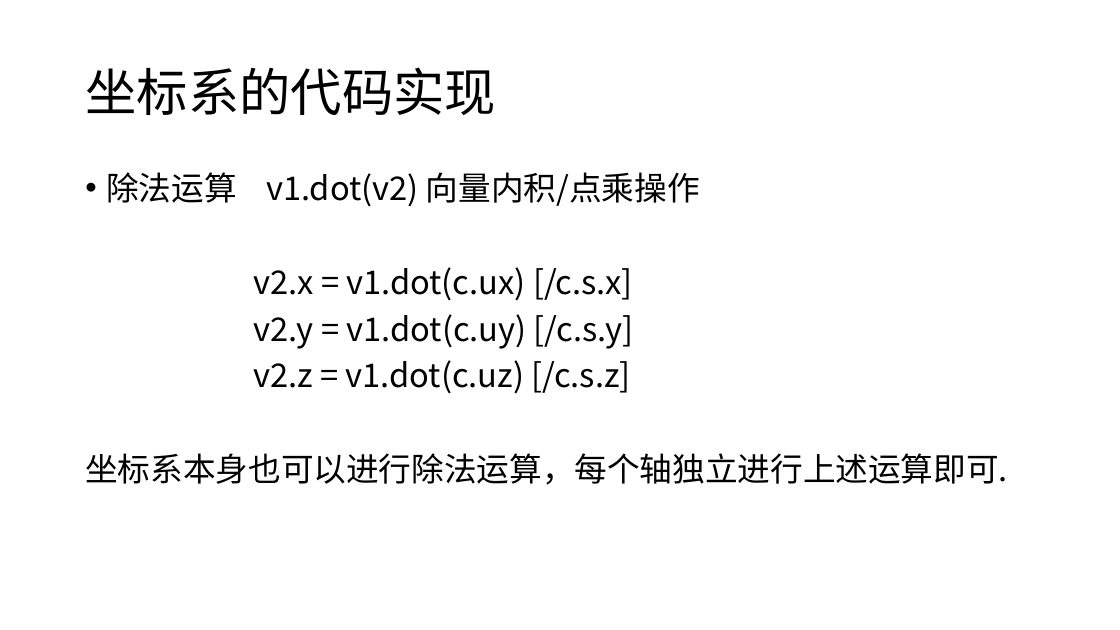
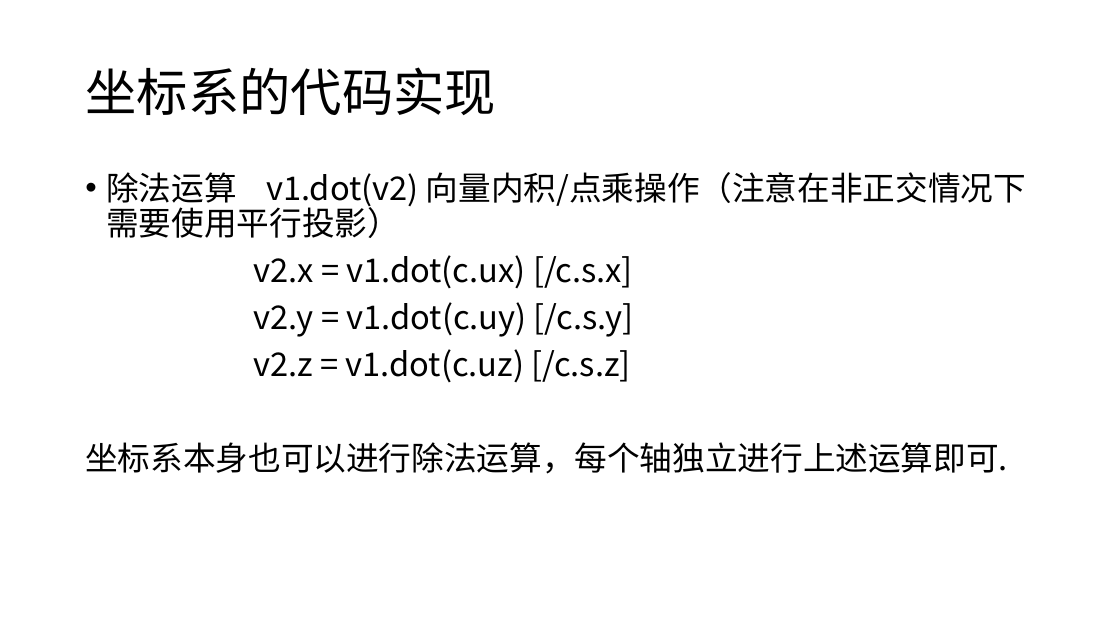
Before and after one commit to panguojun/Coordinate-System, a slide deck: slide 9 of 坐标系跟曲面.pptx. Drawn at 1120x630 pixels with LibreOffice and Linux fonts; fonts in the diff are those of the drawing. Boxes give left, top, right and bottom in pixels: in the first picture for what was removed or moved away, otherwise in the second. Text is boxed around its words. In the diff, an @@ line names an element or a change of style, - is before the commit and + after.

```diff
--- a/坐标系跟曲面.pptx
+++ b/坐标系跟曲面.pptx
@@ text at bbox=[106, 172, 1026, 238]: text changed @@
-• 除法运算 v1.dot(v2) 向量内积/点乘操作
+• 除法运算 v1.dot(v2) 向量内积/点乘操作（注意在非正交情况下需要使用平行投影）
```
Also in this commit, not shown: 2 other slides changed.
